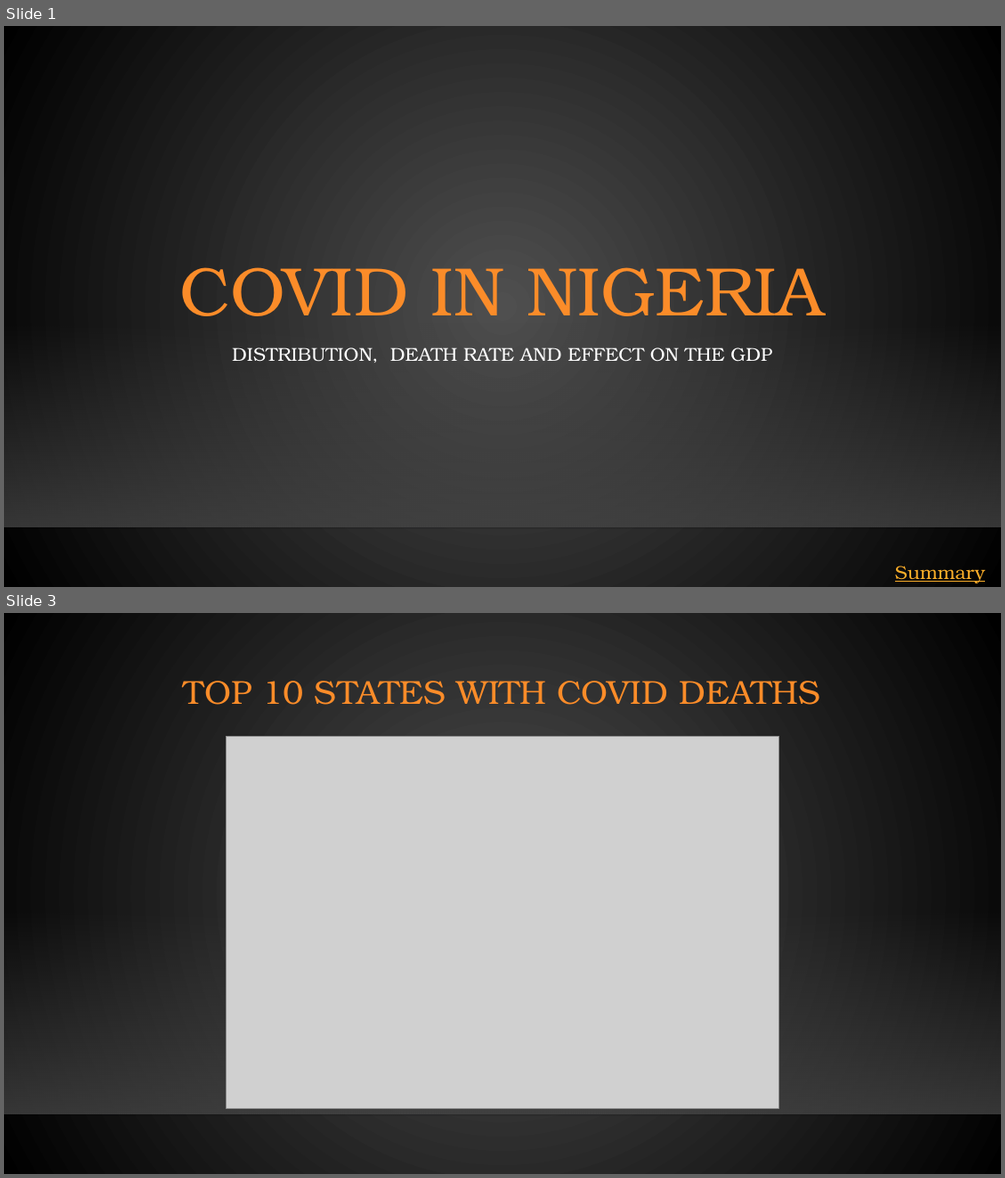
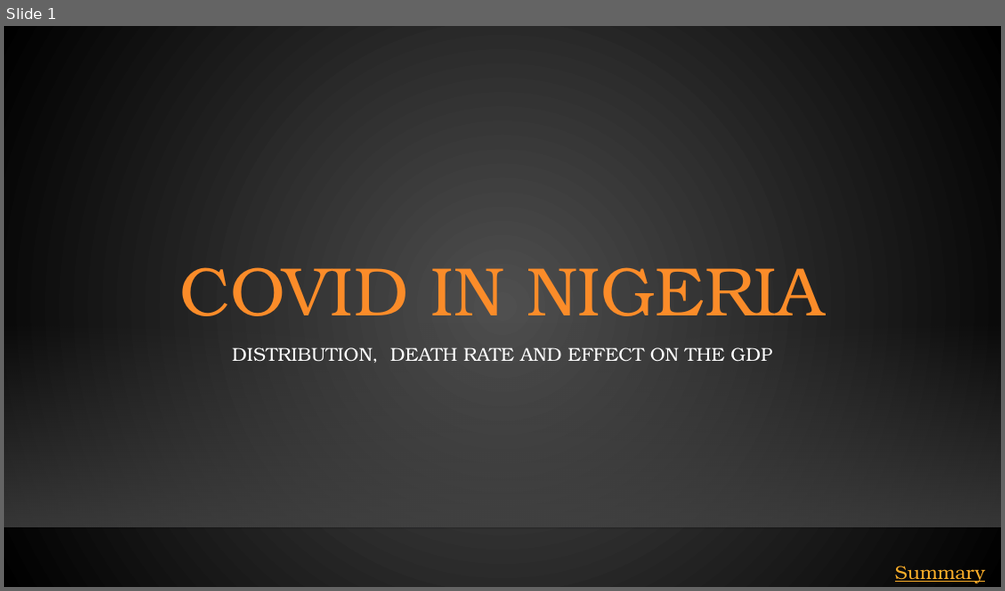
Before and after one commit to Yusufteppei/Nigeria-COVID-19-Data-Analysis-Using-Python, a slide deck: EXECUTIVE SUMMARY.pptx. Shown one above the other, each under a label of ours: slides 1 and 3 before the commit, slide 1 after it; the slides between them are not shown. The pictures are 1005x1178 and 1005x591 pixels, drawn with LibreOffice and Linux fonts; fonts in the diff are those of the drawing; grey boxes stand for pictures; background and template pictures are left out. Boxes give left, top, right and bottom in pixels: in the first picture for what was removed or moved away, otherwise in the second. Text is boxed around its words. In the diff, an @@ line names an element or a change of style, - is before the commit and + after.

```diff
--- a/EXECUTIVE SUMMARY.pptx
+++ b/EXECUTIVE SUMMARY.pptx
@@ slide 3 removed at (4,613,1001,1174), background gradient #505050 to #000000; not listed: 2 template elements that a slide beside it also shows @@
@@ title removed at (184,681,820,705) @@
-TOP 10 STATES WITH COVID DEATHS
@@ picture removed at (226,737,779,1108) @@
```
Also in this commit, not shown: 3 slides changed, 4 slides added, 4 other slides removed, 1 other file.
